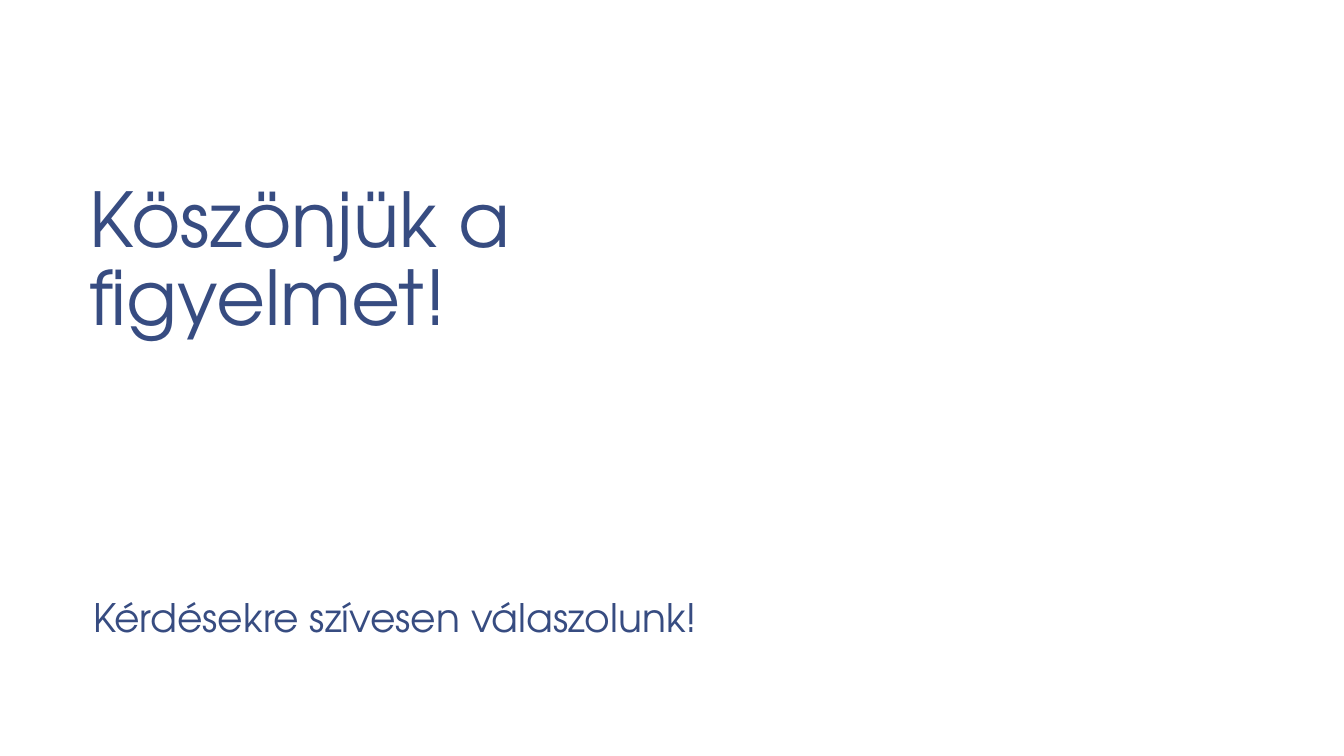
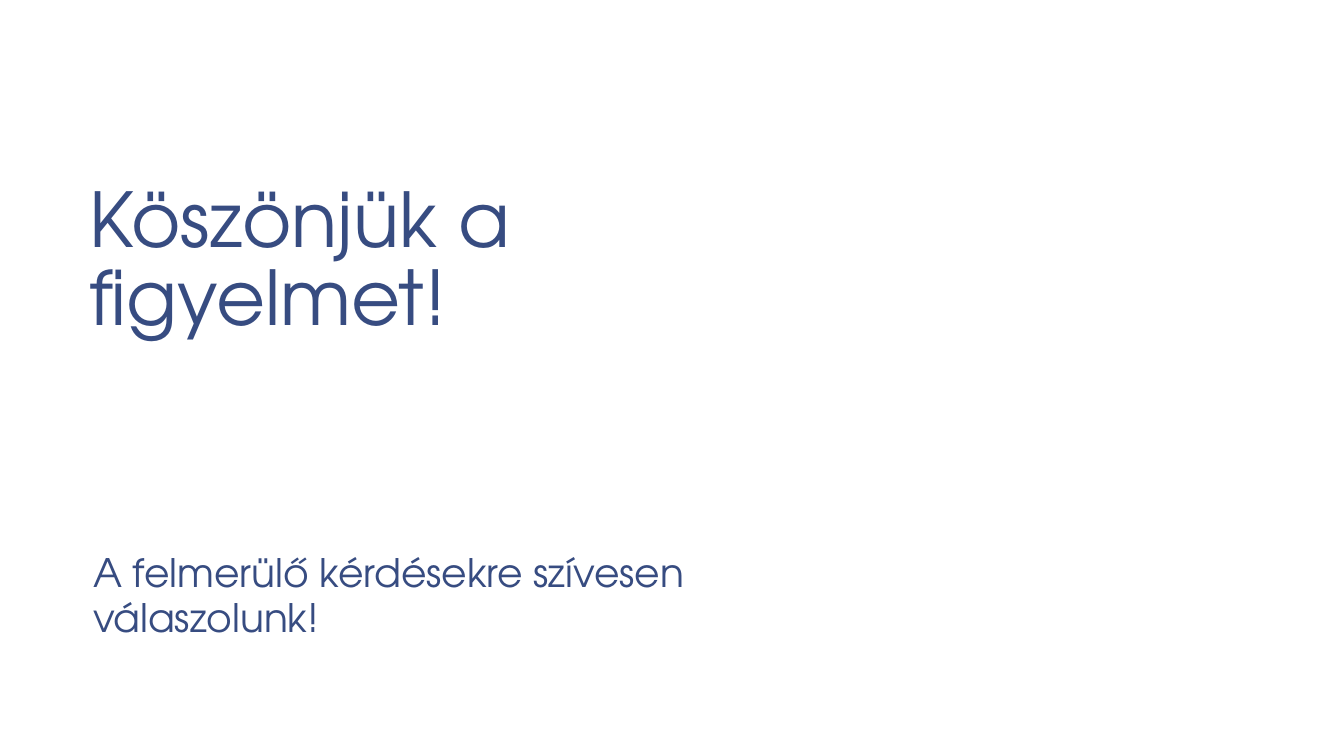
Before and after one commit to patmik2012/PubSync, a slide deck: slide 21 of Publikációs listák szinkronizálása.pptx (slide 19 before the commit). Drawn at 1344x756 pixels with LibreOffice and Linux fonts; fonts in the diff are those of the drawing; background and template pictures are left out. Boxes give left, top, right and bottom in pixels: in the first picture for what was removed or moved away, otherwise in the second. Text is boxed around its words. In the diff, an @@ line names an element or a change of style, - is before the commit and + after.

```diff
--- a/Publikációs listák szinkronizálása.pptx
+++ b/Publikációs listák szinkronizálása.pptx
@@ text at (93, 557, 684, 633): text changed @@
-Kérdésekre szívesen válaszolunk!
+A felmerülő kérdésekre szívesen válaszolunk!
```
Also in this commit, not shown: 15 other slides changed, 3 slides added, 1 slide removed, 4 other files.
